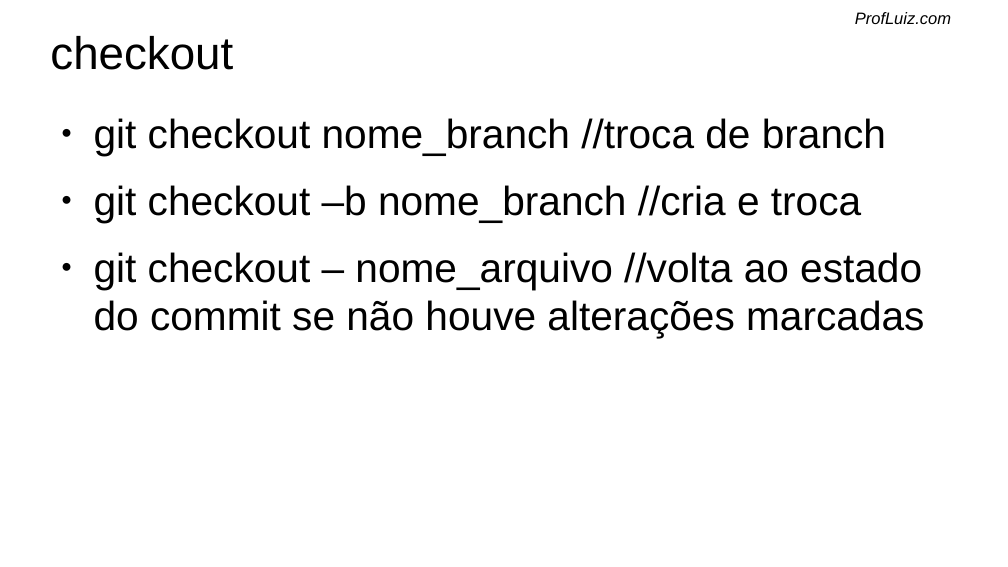
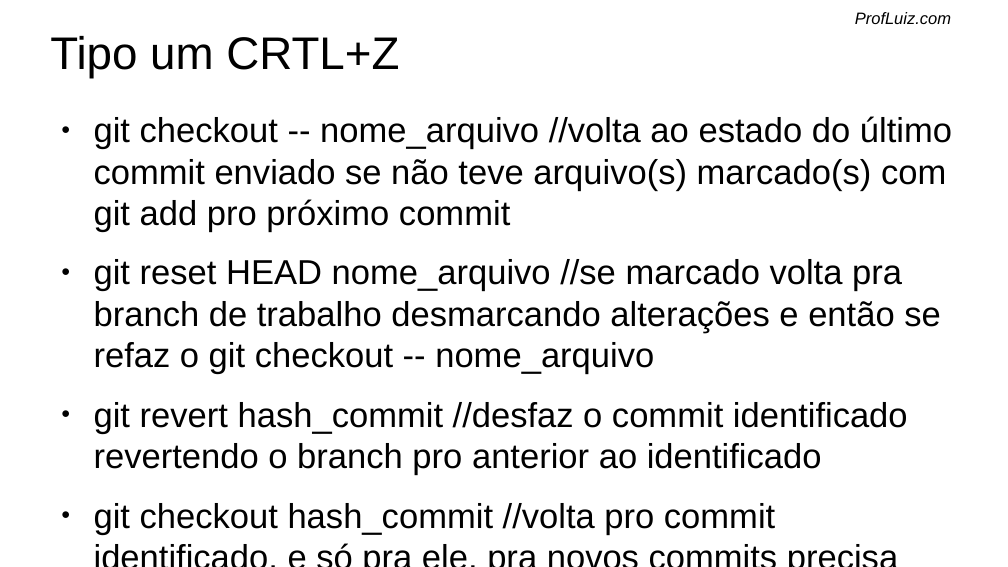
Before and after one commit to SenacSCST5/testes, a slide deck: slide 12 of git.odp (slide 9 before the commit). Drawn at 1008x567 pixels with LibreOffice and Linux fonts; fonts in the diff are those of the drawing; background and template pictures are left out. Boxes give left, top, right and bottom in pixels: in the first picture for what was removed or moved away, otherwise in the second. Text is boxed around its words. In the diff, an @@ line names an element or a change of style, - is before the commit and + after.

```diff
--- a/git.odp
+++ b/git.odp
@@ title at (50, 36, 399, 78): text changed @@
-checkout
+Tipo um CRTL+Z
@@ text at (94, 116, 952, 535): text changed; size 32 to 27.2 pt @@
-● git checkout nome_branch //troca de branch
-● git checkout –b nome_branch //cria e troca
-● git checkout – nome_arquivo //volta ao estado do commit se não houve alterações marcadas
+● git checkout -- nome_arquivo //volta ao estado do último commit enviado se não teve arquivo(s) marcado(s) com git add pro próximo commit
+● git reset HEAD nome_arquivo //se marcado volta pra branch de trabalho desmarcando alterações e então se refaz o git checkout -- nome_arquivo
+● git revert hash_commit //desfaz o commit identificado revertendo o branch pro anterior ao identificado
+● git checkout hash_commit //volta pro commit identificado, e só pra ele, pra novos commits precisa novas branchs
```
Also in this commit, not shown: 6 other slides changed, 3 slides added, 11 slides removed.
